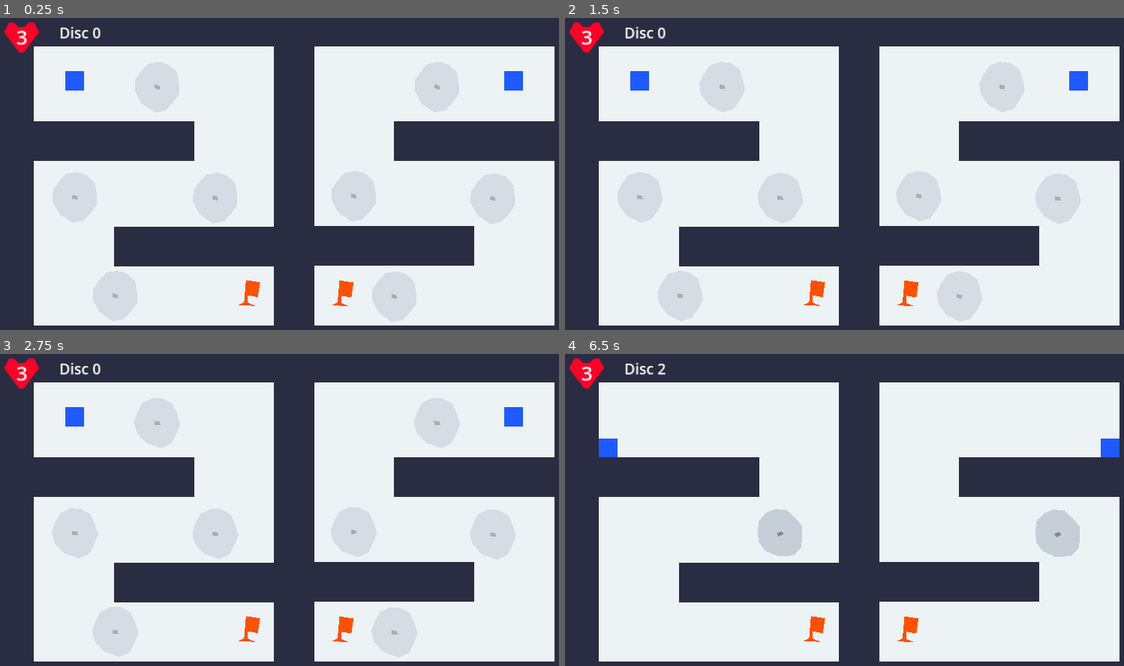
Above: before the commit, frames 1-4 (two rows, left to right).
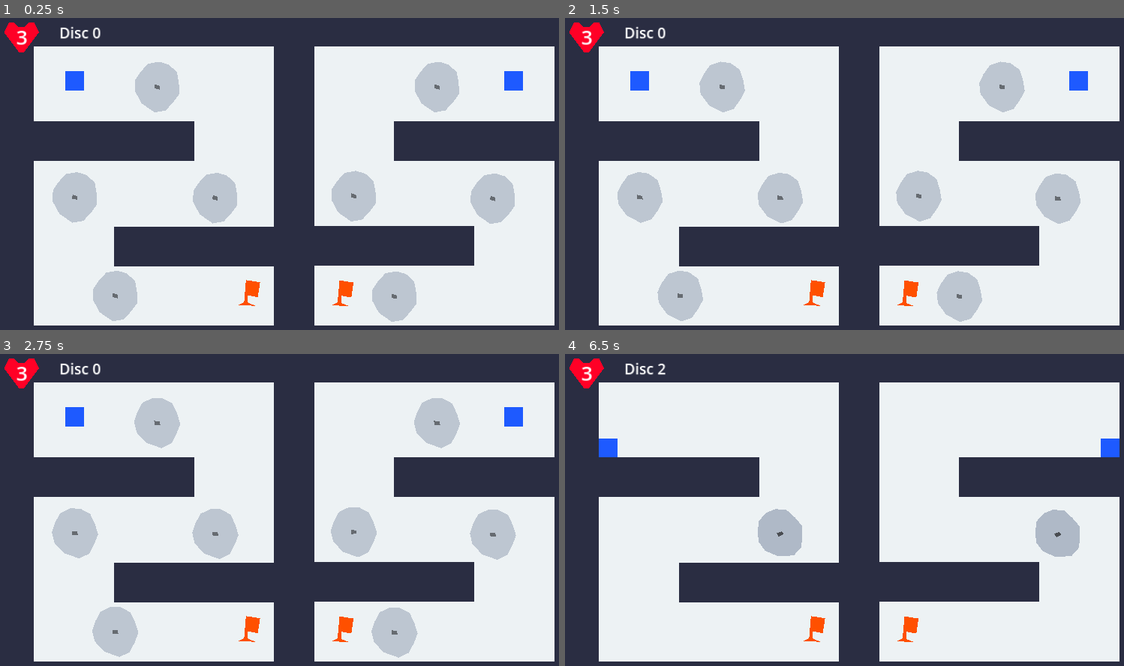
Above: after the commit, the same moments.

Repository: chlorolupus/lihkggamejam
Game: Godot game, scene res://scenes/game.tscn
The game is run twice, just before and just after one commit, with the same random seed, the same clock (stepped at 60 frames per second) and the same inputs. This scene is started directly instead of the project's main scene.
Inputs (mouse positions are in pixels of both pictures, inside the frame that each line leads up to):
- Up to frame 1 (0.25 s): no input
- Up to frame 2 (1.5 s): move the mouse to (989, 167) at 0.52 s; hold D (game_right) 0.53-1.25 s; click (989, 167) at 0.67 s; drag from (738, 202) to (827, 252) at 1.27 s
- Up to frame 3 (2.75 s): move the mouse to (352, 447) at 2.02 s; hold D (game_right) from 2.03 s (still down)
- Up to frame 4 (6.5 s): release D (game_right) at 2.75 s; drag from (827, 588) to (676, 472) at 2.77 s; move the mouse to (1040, 572) at 3.52 s; hold A (game_left) 3.53-4.25 s; drag from (676, 472) to (771, 438) at 4.27 s; move the mouse to (889, 522) at 5.02 s; hold S (game_down) 5.03-5.75 s; click (889, 522) at 5.17 s; drag from (771, 438) to (738, 538) at 5.77 s

The runs differ from the first frame. In frame 1, less than 0.1% of the frame differs, in the area x 12-89%, y 21-90%; in frame 2, 0.1%; in frame 3, 0.1%; in frame 4, less than 0.1%.

Commit message:
Fix web build z_index bug

Diff:
--- a/scenes/game.tscn
+++ b/scenes/game.tscn
@@ -31,11 +31,14 @@
 metadata/_edit_lock_ = true
 
 [node name="Background" type="Polygon2D" parent="."]
+z_index = -100
+z_as_relative = false
+position = Vector2(8, 0)
 color = Color(0.929412, 0.94902, 0.956863, 1)
-polygon = PackedVector2Array(-128, 1216, 2048, 1216, 2048, -128, -128, -128)
-metadata/_edit_lock_ = true
+polygon = PackedVector2Array(-9, 1131, 1929, 1136, 1925, -36, -7, -36)
 
 [node name="SpinningSaws" type="Node2D" parent="."]
+z_index = 5
 metadata/_edit_lock_ = true
 
 [node name="Left" type="Node2D" parent="SpinningSaws"]
@@ -48,7 +51,6 @@
 metadata/_edit_lock_ = true
 
 [node name="Polygon2D" type="Polygon2D" parent="SpinningSaws/Left/SpinningSaw" groups=["spin"]]
-clip_children = 2
 color = Color(0.552941, 0.6, 0.682353, 1)
 polygon = PackedVector2Array(-32, -64, -64, -32, -80, 16, -64, 48, -32, 64, -1, 75, 32, 64, 64, 48, 80, 16, 80, -16, 64, -48, 32, -64, 2, -73)
 metadata/area = [6]
@@ -402,6 +404,7 @@
 metadata/_edit_lock_ = true
 
 [node name="FlyingSaws1" type="Node2D" parent="."]
+z_index = 10
 metadata/_edit_lock_ = true
 
 [node name="Left" type="Node2D" parent="FlyingSaws1"]
@@ -499,6 +502,7 @@
 metadata/_edit_lock_ = true
 
 [node name="FlyingSaws2" type="Node2D" parent="."]
+z_index = 15
 metadata/_edit_lock_ = true
 
 [node name="Left" type="Node2D" parent="FlyingSaws2"]
@@ -596,6 +600,7 @@
 metadata/_edit_lock_ = true
 
 [node name="LoopingSaws1" type="Node2D" parent="."]
+z_index = 20
 metadata/_edit_lock_ = true
 
 [node name="Left" type="Node2D" parent="LoopingSaws1"]
@@ -693,6 +698,7 @@
 metadata/_edit_lock_ = true
 
 [node name="LoopingSaws2" type="Node2D" parent="."]
+z_index = 25
 metadata/_edit_lock_ = true
 
 [node name="Left" type="Node2D" parent="LoopingSaws2"]
@@ -790,6 +796,7 @@
 metadata/_edit_lock_ = true
 
 [node name="BossLoopingSaws1" type="Node2D" parent="."]
+z_index = 30
 metadata/_edit_lock_ = true
 
 [node name="Left" type="Node2D" parent="BossLoopingSaws1"]
@@ -845,6 +852,7 @@
 metadata/_edit_lock_ = true
 
 [node name="RandomSaws1" type="Node2D" parent="."]
+z_index = 35
 metadata/_edit_lock_ = true
 
 [node name="Left" type="Node2D" parent="RandomSaws1"]
@@ -942,6 +950,7 @@
 metadata/_edit_lock_ = true
 
 [node name="RandomSaws2" type="Node2D" parent="."]
+z_index = 40
 metadata/_edit_lock_ = true
 
 [node name="Left" type="Node2D" parent="RandomSaws2"]
@@ -1039,6 +1048,7 @@
 metadata/_edit_lock_ = true
 
 [node name="BossRandomSaws1" type="Node2D" parent="."]
+z_index = 45
 metadata/_edit_lock_ = true
 
 [node name="Left" type="Node2D" parent="BossRandomSaws1"]
@@ -1094,6 +1104,7 @@
 metadata/_edit_lock_ = true
 
 [node name="AppearingSaws1" type="Node2D" parent="."]
+z_index = 50
 metadata/_edit_lock_ = true
 
 [node name="Left" type="Node2D" parent="AppearingSaws1"]
@@ -1279,6 +1290,7 @@
 metadata/_edit_lock_ = true
 
 [node name="AppearingSaws2" type="Node2D" parent="."]
+z_index = 55
 metadata/_edit_lock_ = true
 
 [node name="Left" type="Node2D" parent="AppearingSaws2"]
@@ -1464,6 +1476,7 @@
 metadata/_edit_lock_ = true
 
 [node name="BossAppearingSaws1" type="Node2D" parent="."]
+z_index = 60
 metadata/_edit_lock_ = true
 
 [node name="Left" type="Node2D" parent="BossAppearingSaws1"]
@@ -1519,6 +1532,7 @@
 metadata/_edit_lock_ = true
 
 [node name="CharacterLeft" type="CharacterBody2D" parent="."]
+z_index = 2
 position = Vector2(258, 204)
 
 [node name="Polygon2D" type="Polygon2D" parent="CharacterLeft"]
@@ -1533,6 +1547,7 @@
 metadata/_edit_lock_ = true
 
 [node name="CharacterRight" type="CharacterBody2D" parent="."]
+z_index = 2
 position = Vector2(1661, 204)
 metadata/_edit_lock_ = true
 
@@ -1541,6 +1556,8 @@
 metadata/_edit_lock_ = true
 
 [node name="Polygon2D" type="Polygon2D" parent="CharacterRight"]
+z_index = 3
+z_as_relative = false
 position = Vector2(0.952322, -2.35937)
 scale = Vector2(1.00159, 0.921354)
 color = Color(0.118706, 0.355216, 1, 1)
@@ -1553,6 +1570,9 @@
 metadata/_edit_lock_ = true
 
 [node name="Polygon2D" type="Polygon2D" parent="Wall1"]
+light_mask = 0
+z_index = 100
+z_as_relative = false
 color = Color(0.168627, 0.176471, 0.258824, 1)
 polygon = PackedVector2Array(0, 0, 0, 1152, 1920, 1152, 1920, 1024, 128, 1024, 128, 128, 1920, 128, 1920, 0)
 metadata/_edit_lock_ = true
@@ -1566,6 +1586,9 @@
 metadata/_edit_lock_ = true
 
 [node name="Polygon2D" type="Polygon2D" parent="Wall2"]
+light_mask = 0
+z_index = 120
+z_as_relative = false
 position = Vector2(0, -35)
 color = Color(0.168627, 0.176471, 0.258824, 1)
 polygon = PackedVector2Array(1792, 1024, 1920, 1024, 1920, 128, 1792, 128)
@@ -1580,6 +1603,9 @@
 metadata/_edit_lock_ = true
 
 [node name="Polygon2D" type="Polygon2D" parent="Wall3"]
+light_mask = 0
+z_index = 140
+z_as_relative = false
 position = Vector2(0, -35)
 color = Color(0.168627, 0.176471, 0.258824, 1)
 polygon = PackedVector2Array(896, 128, 896, 1024, 1024, 1024, 1024, 128)
@@ -1594,7 +1620,9 @@
 collision_mask = 0
 metadata/_edit_lock_ = true
 
-[node name="Polygon2D4" type="Polygon2D" parent="Wall4"]
+[node name="Polygon2D" type="Polygon2D" parent="Wall4"]
+z_index = 160
+z_as_relative = false
 position = Vector2(0, -83)
 color = Color(0.168627, 0.176471, 0.258824, 1)
 polygon = PackedVector2Array(128, 384, 640, 384, 640, 512, 128, 512)
@@ -1610,7 +1638,9 @@
 collision_mask = 0
 metadata/_edit_lock_ = true
 
-[node name="Polygon2D4" type="Polygon2D" parent="Wall7"]
+[node name="Polygon2D" type="Polygon2D" parent="Wall7"]
+z_index = 180
+z_as_relative = false
 position = Vector2(0, -81)
 color = Color(0.168627, 0.176471, 0.258824, 1)
 polygon = PackedVector2Array(128, 384, 640, 384, 640, 512, 128, 512)
@@ -1624,7 +1654,9 @@
 collision_mask = 0
 metadata/_edit_lock_ = true
 
-[node name="Polygon2D4" type="Polygon2D" parent="Wall5"]
+[node name="Polygon2D" type="Polygon2D" parent="Wall5"]
+z_index = 200
+z_as_relative = false
 position = Vector2(0, -83)
 color = Color(0.168627, 0.176471, 0.258824, 1)
 polygon = PackedVector2Array(128, 384, 640, 384, 640, 512, 128, 512)
@@ -1640,7 +1672,9 @@
 collision_mask = 0
 metadata/_edit_lock_ = true
 
-[node name="Polygon2D4" type="Polygon2D" parent="Wall6"]
+[node name="Polygon2D" type="Polygon2D" parent="Wall6"]
+z_index = 220
+z_as_relative = false
 position = Vector2(0, -82)
 color = Color(0.168627, 0.176471, 0.258824, 1)
 polygon = PackedVector2Array(128, 384, 640, 384, 640, 512, 354.065, 512, 128, 512)
@@ -1679,6 +1713,7 @@
 polygon = PackedVector2Array(-6, -42, 39, -35, 32, 13, 0, 7, -1, 30, 25, 41, -30, 38, -12, 29)
 
 [node name="Polygon2D" type="Polygon2D" parent="."]
+z_index = 1000
 position = Vector2(-32, 32)
 color = Color(1, 0, 0.152941, 1)
 polygon = PackedVector2Array(80, -16, 64, 16, 112, 80, 128, 80, 176, 16, 160, -16, 144, -16, 128, 0, 112, 0, 96, -16)
@@ -1690,9 +1725,9 @@
 offset_bottom = 75.0
 text = "3"
 label_settings = SubResource("LabelSettings_xfmw2")
-metadata/_edit_use_anchors_ = true
 
 [node name="Score" type="Label" parent="."]
+z_index = 1000
 offset_left = 209.0
 offset_top = 16.0
 offset_right = 303.0
@@ -1702,6 +1737,7 @@
 
 [node name="GameOver" type="Label" parent="."]
 visible = false
+z_index = 1000
 offset_left = 102.0
 offset_top = 189.0
 offset_right = 2882.0
@@ -1712,6 +1748,7 @@
 
 [node name="Win" type="Label" parent="."]
 visible = false
+z_index = 1000
 offset_left = 102.0
 offset_top = 189.0
 offset_right = 2882.0
--- a/scripts/game.gd
+++ b/scripts/game.gd
@@ -27,6 +27,9 @@
 
 var life : int = 3
 
+var new_poly : Polygon2D
+var once : bool = true
+
 # Called when the node enters the scene tree for the first time.
 func _ready():
 	for group in deck:
@@ -47,11 +50,40 @@
 	randomize()
 	deck.shuffle()
 	extra_deck.shuffle()
+	#new_poly = Polygon2D.new()
+	#new_poly.polygon = [Vector2(-1000, -1000), Vector2(-1000, 1000), Vector2(1000, 1000), Vector2(1000, -1000)]
+	#new_poly.color = Color.RED
+
 	pass # Replace with function body.
 
 
 # Called every frame. 'delta' is the elapsed time since the previous frame.
 func _process(delta):
+	if once:
+		once = false
+		#get_node("Background").add_child(new_poly)
+		#new_poly.set_owner(get_tree().root)
+		var inde = 3
+		for node in get_tree().get_nodes_in_group("spin"):
+			node.light_mask = 0
+			node.z_index = inde
+			node.get_child(0).z_index = 1
+			inde += 10
+		for node in get_tree().get_nodes_in_group("walls"):
+			node.get_node("Polygon2D").light_mask = 0
+			node.get_node("Polygon2D").z_index = inde
+			inde += 10
+					#for node in get_tree().get_nodes_in_group("walls"):
+			#node.get_node("Polygon2D").polygon.push_back(Vector2(0.0, 0.0))
+			#node.get_node("Polygon2D").polygon.pop_back()
+			#node.remove_child(new_node)
+			#new_node.set_owner(null)
+			#node.add_child(new_node)
+			#new_node.set_owner(node)
+		#for node in get_tree().get_nodes_in_group("spin"):
+			#pass
+		#print(new_poly.get_parent())
+		#print(new_poly.get_index())
 	if life > 0 and score < 25:
 		for Saw in get_tree().get_nodes_in_group("spin"):
 			Saw.rotation += 20 * delta
